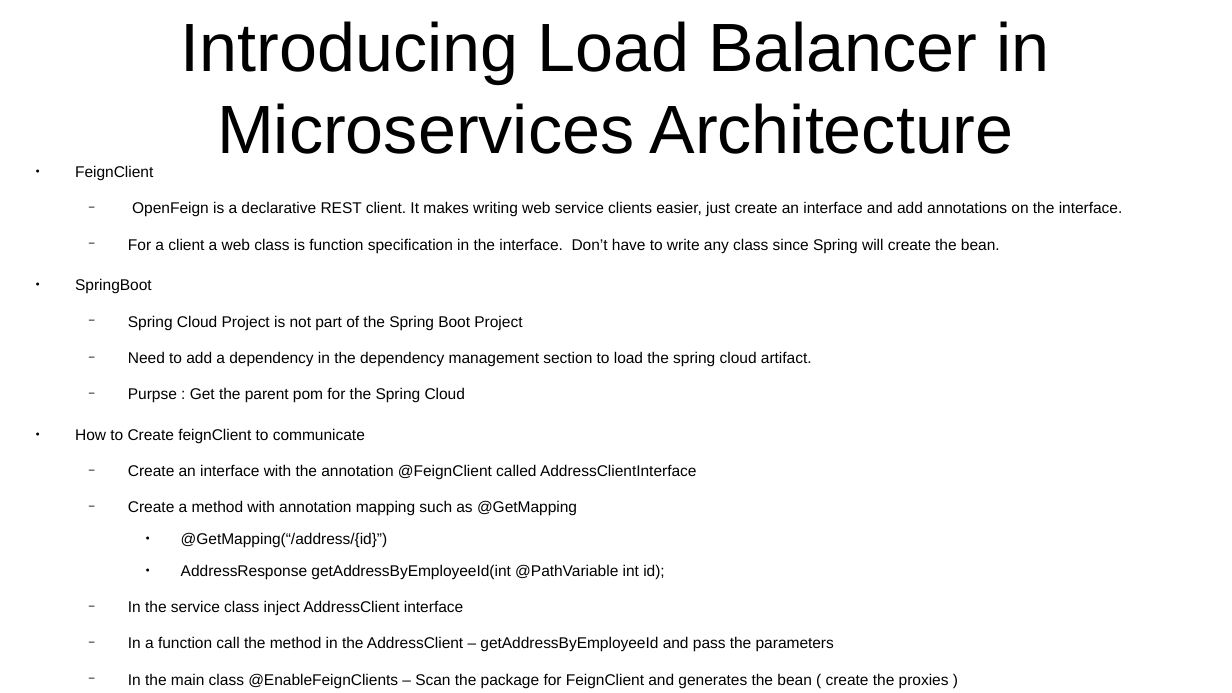
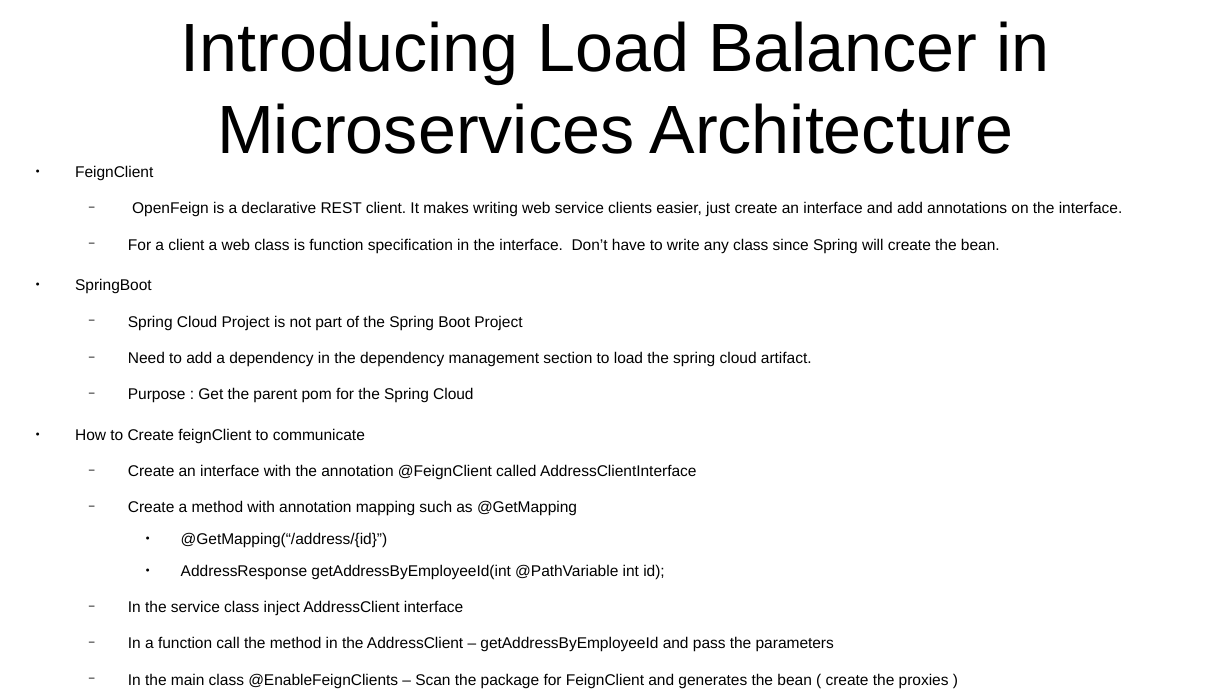
Before and after one commit to CharlesStockman/notesFromCourses, a slide deck: slide 11 of microservices -- definition/Microservice Architecture.odp (slide 10 before the commit). Drawn at 1232x693 pixels with LibreOffice and Linux fonts; fonts in the diff are those of the drawing. Boxes give left, top, right and bottom in pixels: in the first picture for what was removed or moved away, otherwise in the second. Text is boxed around its words. In the diff, an @@ line names an element or a change of style, - is before the commit and + after.

```diff
--- a/microservices -- definition/Microservice Architecture.odp
+++ b/microservices -- definition/Microservice Architecture.odp
@@ text at [128, 387, 473, 403]: text changed @@
-  − Purpse : Get the parent pom for the Spring Cloud
+  − Purpose : Get the parent pom for the Spring Cloud
```
Also in this commit, not shown: 6 other slides changed, 13 slides added, 1 slide removed, 25 other files.
